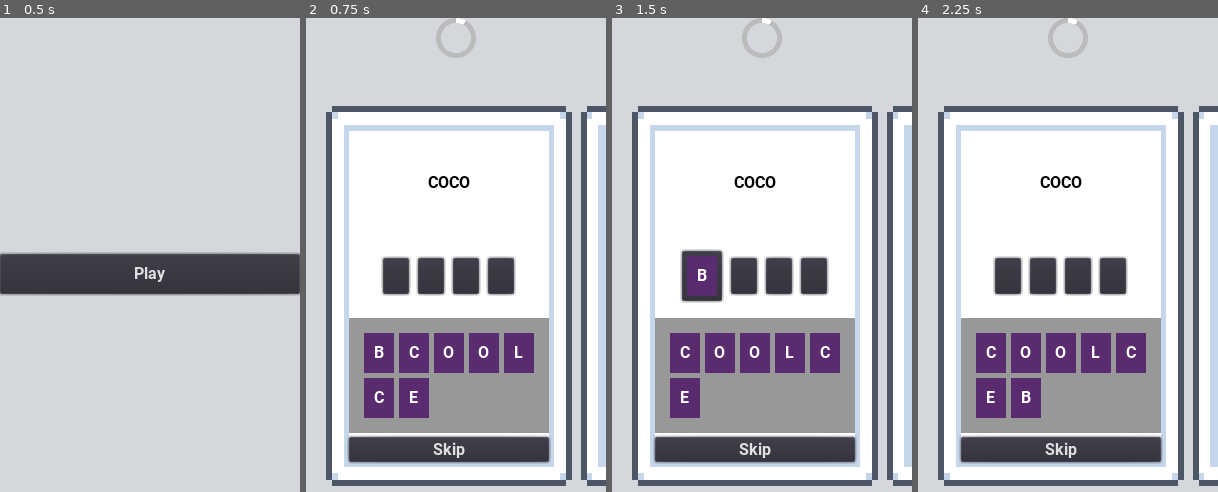
Above: before the commit, frames 1-4 (left to right).
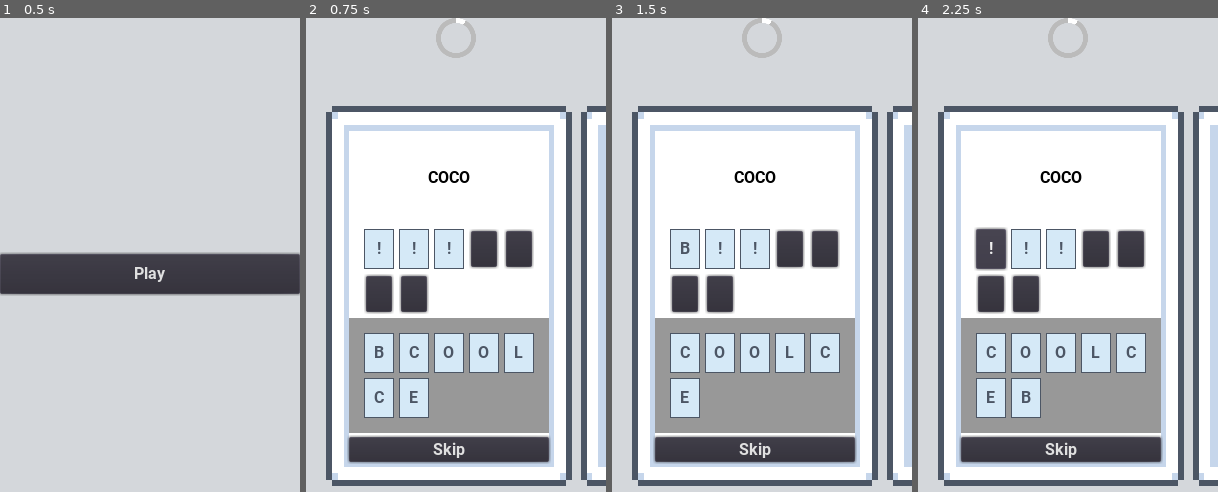
Above: after the commit, the same moments.

Repository: LoneDespair/comsci-card_game
Game: Godot game, scene res://src/main/main.tscn
Same seed, same stepped clock (60 frames per second), same inputs: the game is played once before the commit and once after it.
Inputs:
- Up to frame 1 (0.5 s): no input
- Up to frame 2 (0.75 s): click "Play" at 0.5 s
- Up to frame 3 (1.5 s): click "B" at 1.25 s
- Up to frame 4 (2.25 s): click "B" (after the commit: "!") at 2 s

Frame 1 is identical in both runs. In frame 2, 13% of the frame differs, in the area x 19-76%, y 32-85%; in frame 3, 13%; in frame 4, 14%, in the area x 18-76%, y 32-85%.

Commit message:
added neutral letter

Diff:
--- a/src/card/card.tscn
+++ b/src/card/card.tscn
@@ -1,7 +1,8 @@
-[gd_scene load_steps=7 format=2]
+[gd_scene load_steps=8 format=2]
 
 [ext_resource path="res://src/card/initiator.gd" type="Script" id=1]
 [ext_resource path="res://src/card/answer_logic.gd" type="Script" id=2]
+[ext_resource path="res://src/card/letter.tscn" type="PackedScene" id=3]
 [ext_resource path="res://src/card/letter_logic.gd" type="Script" id=4]
 [ext_resource path="res://src/card/selection_logic.gd" type="Script" id=5]
 [ext_resource path="res://src/card/checker.gd" type="Script" id=6]
@@ -48,21 +49,52 @@
 margin_right = 194.0
 margin_bottom = 190.0
 size_flags_vertical = 3
+custom_colors/font_color = Color( 0, 0, 0, 1 )
 text = "Question here"
 align = 1
 valign = 1
 
 [node name="answer" type="GridContainer" parent="ui/content/VBoxContainer"]
 unique_name_in_owner = true
-margin_left = 97.0
+margin_left = 47.0
 margin_top = 194.0
-margin_right = 97.0
+margin_right = 147.0
 margin_bottom = 269.0
 rect_min_size = Vector2( 0, 75 )
 size_flags_horizontal = 6
 custom_constants/vseparation = 5
 custom_constants/hseparation = 5
 columns = 5
+
+[node name="letter" parent="ui/content/VBoxContainer/answer" instance=ExtResource( 3 )]
+anchor_left = 0.0
+anchor_top = 0.0
+anchor_right = 0.0
+anchor_bottom = 0.0
+margin_left = 0.0
+margin_top = 0.0
+margin_right = 30.0
+margin_bottom = 40.0
+
+[node name="letter2" parent="ui/content/VBoxContainer/answer" instance=ExtResource( 3 )]
+anchor_left = 0.0
+anchor_top = 0.0
+anchor_right = 0.0
+anchor_bottom = 0.0
+margin_left = 35.0
+margin_top = 0.0
+margin_right = 65.0
+margin_bottom = 40.0
+
+[node name="letter3" parent="ui/content/VBoxContainer/answer" instance=ExtResource( 3 )]
+anchor_left = 0.0
+anchor_top = 0.0
+anchor_right = 0.0
+anchor_bottom = 0.0
+margin_left = 70.0
+margin_top = 0.0
+margin_right = 100.0
+margin_bottom = 40.0
 
 [node name="PanelContainer2" type="PanelContainer" parent="ui/content"]
 margin_top = 273.0
--- a/src/card/letter.tscn
+++ b/src/card/letter.tscn
@@ -12,5 +12,5 @@
 rect_min_size = Vector2( 30, 40 )
 size_flags_horizontal = 0
 size_flags_vertical = 0
-theme_type_variation = "LetterButton"
+theme_type_variation = "NeutralLetter"
 text = "!"
--- a/src/main/default_theme.tres
+++ b/src/main/default_theme.tres
@@ -33,6 +33,17 @@
 [sub_resource type="StyleBoxFlat" id=8]
 bg_color = Color( 0.356863, 0.172549, 0.435294, 1 )
 
+[sub_resource type="StyleBoxFlat" id=12]
+bg_color = Color( 0.839216, 0.917647, 0.972549, 1 )
+border_width_left = 1
+border_width_top = 1
+border_width_right = 1
+border_width_bottom = 1
+border_color = Color( 0.301961, 0.341176, 0.4, 1 )
+
+[sub_resource type="StyleBoxFlat" id=11]
+bg_color = Color( 0.980392, 0.858824, 0.847059, 1 )
+
 [sub_resource type="DynamicFont" id=1]
 font_data = ExtResource( 1 )
 
@@ -51,3 +62,8 @@
 LetterButton/base_type = "Button"
 LetterButton/colors/font_color = Color( 1, 1, 1, 1 )
 LetterButton/styles/normal = SubResource( 8 )
+NeutralLetter/base_type = "Button"
+NeutralLetter/colors/font_color = Color( 0.301961, 0.341176, 0.4, 1 )
+NeutralLetter/styles/normal = SubResource( 12 )
+WrongLetter/base_type = "Button"
+WrongLetter/styles/normal = SubResource( 11 )
--- a/src/play/initiator.gd
+++ b/src/play/initiator.gd
@@ -41,8 +41,6 @@
 		card_scn.get_node("initiator").set_front(true)
 
 		deck.rect_position.x -= (card_scn.rect_size.x + 10)
-#		scroll.scroll_horizontal = (card_scn.rect_size.x + 10) * current_idx
-
 		prints("NExt")
 
 	else:
Not shown: 1 places in src/main/default_theme.tres that only renumber resources
